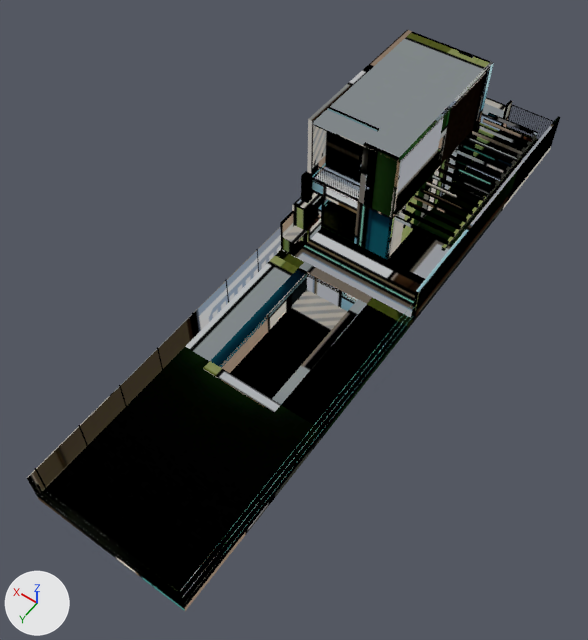
What one commit did to the glTF model assets/casa-oreja/exterior.glb.
Rendered twice from a camera (50 mm lens) standing at (-9.3, 38.2, 30.5) and looking at (4.3, 19.2, 0.7). Every picture has the same lights, and +X, +Y and +Z are marked at lower left. The picture after the commit comes second. Where no turn or scale is listed for an object, it has been applied to the vertices. Vertices at exactly the same position are counted once.

The first picture shows 'B_Exterior'.
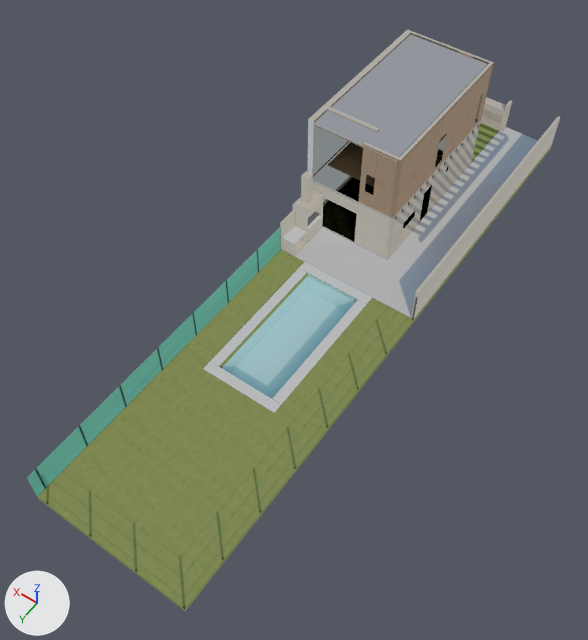
The change, as a list of edits to the scene's bpy script:
```text
Add mat_pasto:
    mat_pasto = bpy.data.materials.new('Pasto')
    # uses the picture img_lightmap
Add mat_pintura_blanca:
    mat_pintura_blanca = bpy.data.materials.new('Pintura_Blanca')
    # uses the picture img_lightmap
Add mat_mesada_gris_claro:
    mat_mesada_gris_claro = bpy.data.materials.new('Mesada_Gris_Claro')
    # uses the picture img_lightmap
Add mat_revestimiento_wpc_madera:
    mat_revestimiento_wpc_madera = bpy.data.materials.new('Revestimiento_WPC_Madera')
    # uses the picture img_lightmap
Add mat_piso_flotante_roble:
    mat_piso_flotante_roble = bpy.data.materials.new('Piso_Flotante_Roble')
    # uses the picture img_lightmap
Add mat_porcelanato_gris_60x60:
    mat_porcelanato_gris_60x60 = bpy.data.materials.new('Porcelanato_Gris_60x60')
    # uses the picture img_lightmap
Add mat_chapa_techo:
    mat_chapa_techo = bpy.data.materials.new('Chapa_Techo')
    # uses the picture img_lightmap
Add mat_porcelanato_exterior_60x120:
    mat_porcelanato_exterior_60x120 = bpy.data.materials.new('Porcelanato_Exterior_60x120')
    # uses the picture img_lightmap
Add mat_pileta_interior:
    mat_pileta_interior = bpy.data.materials.new('Pileta_Interior')
    # uses the picture img_lightmap
Add mat_hierro_negro:
    mat_hierro_negro = bpy.data.materials.new('Hierro_Negro')
    # uses the picture img_lightmap
Add mat_ladrillo_refractario:
    mat_ladrillo_refractario = bpy.data.materials.new('Ladrillo_Refractario')
    # uses the picture img_lightmap
Add mat_borde_atermico:
    mat_borde_atermico = bpy.data.materials.new('Borde_Atermico')
    # uses the picture img_lightmap
Add mat_media_sombra_verde:
    mat_media_sombra_verde = bpy.data.materials.new('Media_Sombra_Verde')
    # uses the picture img_lightmap
Add mat_acero_inox:
    mat_acero_inox = bpy.data.materials.new('Acero_Inox')
    # uses the picture img_lightmap
Change me_b_exterior_004:
    remove me_b_exterior_004.from_pydata(...)  # 1927 vertices, 2998 faces; spans x -4.0..4.0, y -16.1..16.1, z -4.0..4.0
    add me_b_exterior_004.from_pydata(...)  # 1387 vertices, 1982 faces; spans x -4.0..4.0, y -16.1..16.1, z -4.0..4.0
    me_b_exterior_004 part 1: 138 loose pieces with 1240 vertices, spanning x -4.0..3.9, y -16.1..16.1, z -2.5..2.5, are deleted
    me_b_exterior_004 part 2: 10 vertices moved from x -4.0..3.7, y -16.1..-0.7, z -2.5..0.4 to x -4.0..3.7, y -16.1..-0.7, z -2.5..3.0; 221 vertices removed from x -4.0..3.7, y -16.1..-0.6, z -2.5..3.0; 864 vertices added at x -4.0..4.0, y -16.1..7.3, z -2.5..3.8
    me_b_exterior_004 part 3: 7 vertices removed from x -4.0..-3.9, y 16.0..16.1, z -2.5..-0.9
    me_b_exterior_004 part 4: 338 kept faces spanning x -4.0..4.0, y -16.1..16.1, z -4.0..4.0 get new texture (UV) coordinates
    me_b_exterior_004 part 5: 4 faces spanning x 3.7..4.0, y -12.1..-3.2, z -2.5..4.0 switch from mat_horneado to mat_pintura_blanca
    me_b_exterior_004 part 6: 78 faces spanning x -1.0..3.8, y -13.1..-3.2, z 0.4..4.0 switch from mat_horneado to mat_revestimiento_wpc_madera
    me_b_exterior_004 part 7: 2 faces spanning x -1.0..3.8, y -12.1..-3.2, z 3.9 switch from mat_horneado to mat_chapa_techo
    me_b_exterior_004 part 8: 44 faces spanning x -1.3..2.0, y -0.3..7.0, z -4.0..-2.5 switch from mat_horneado to mat_pileta_interior
    me_b_exterior_004 part 9: 6 faces spanning x 3.8, y -1.2..16.1, z -2.5..-0.9 switch from mat_horneado to mat_media_sombra_verde
    me_b_exterior_004 part 10: 19 faces spanning x -4.0..3.8, y -16.1..16.1, z -2.8..-2.5 switch from mat_horneado to mat_pasto
    other edits to the shape of me_b_exterior_004 do not show in these pictures
    add me_b_exterior_004.materials.append(mat_porcelanato_exterior_60x120)
    add me_b_exterior_004.materials.append(mat_piso_flotante_roble)
    add me_b_exterior_004.materials.append(mat_porcelanato_gris_60x60)
    add me_b_exterior_004.materials.append(mat_acero_inox)
    add me_b_exterior_004.materials.append(mat_borde_atermico)
    add me_b_exterior_004.materials.append(mat_mesada_gris_claro)
    add me_b_exterior_004.materials.append(mat_ladrillo_refractario)
    add me_b_exterior_004.materials.append(mat_hierro_negro)
```

Location of each change, (x1, y1, x2, y2) in pixels of the pictures (588 x 640 px):
part 1 of me_b_exterior_004, deleted: before (27, 95, 554, 604)
part 2 of me_b_exterior_004, cut back (mostly hidden before): before (283, 112, 539, 320); after (185, 97, 560, 432)
part 3 of me_b_exterior_004, deleted: before (178, 591, 185, 609)
part 4 of me_b_exterior_004, surface changed (black to green): (28, 30, 557, 611) in both
part 5 of me_b_exterior_004, recoloured (lighter): (307, 119, 314, 174) in both
part 6 of me_b_exterior_004, recoloured: (359, 51, 494, 218) in both
part 7 of me_b_exterior_004, recoloured: (314, 33, 489, 157) in both
part 8 of me_b_exterior_004, recoloured (black to cyan): (230, 273, 357, 399) in both
part 9 of me_b_exterior_004, recoloured: (28, 227, 280, 496) in both
part 10 of me_b_exterior_004, recoloured (black to green): (37, 274, 408, 611) in both
